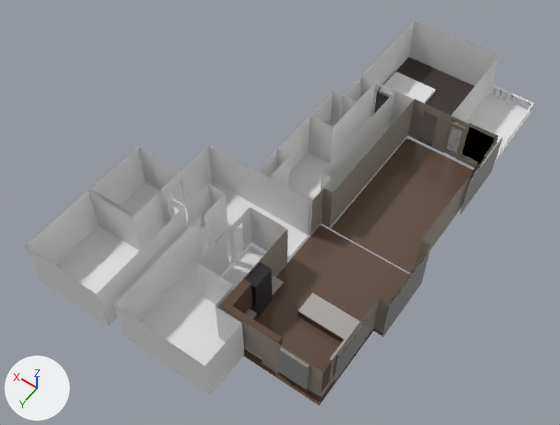
A saved change to the Blender file Apartment.blend.
One viewpoint serves both versions: a 50 mm lens placed at (-16.6, 20.5, 28.1), pointed at (-3.8, 2.6, 0.1). Every picture has the same lights, and +X, +Y and +Z are marked at lower left.

Names of what the first picture shows: '0_Entryway', '2_LaundryRoom', '3_Office', '4_Workout Room', '8_Bathroom', 'Floor', 'Floor.001', 'Floor.002', 'Floor.003', 'Walls', 'Walls.001', 'Walls.002'.
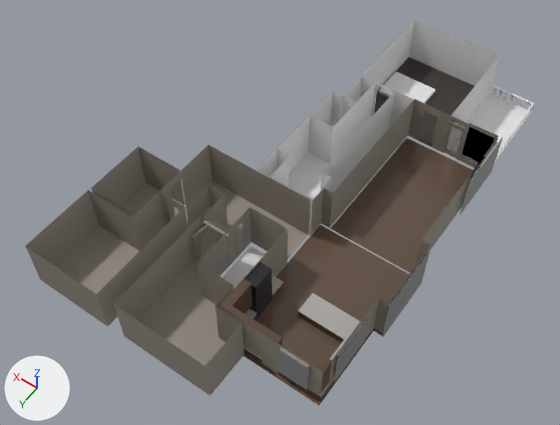
Changed parts and their boxes [x1, y1, x2, y2] in the pictures (560 x 425 px):
'4_Workout Room', recoloured: [114, 217, 244, 395] in both
'3_Office', recoloured: [26, 190, 188, 326] in both
'0_Entryway', reshaped: before [160, 145, 310, 264]; after [160, 145, 310, 266]
'2_LaundryRoom', recoloured: [91, 146, 185, 217] in both
'0_Entryway.002', added: after [201, 229, 216, 258]
'0_Entryway.003', added: after [192, 225, 208, 264]
part 1 of me_plane_004, added: after [227, 237, 232, 266]
part 2 of me_plane_004, added: after [203, 220, 229, 238]
part 3 of me_plane_004, built on: before [186, 184, 228, 249]; after [186, 184, 229, 241]
part 4 of me_plane_004, recoloured: [160, 145, 310, 263] in both

The change, as a list of edits to the scene's bpy script:
```text
Change me_plane_004:
    used by ob_0_entryway; location = (-4.29, 0.97, 0.02); scale = (0.47, 0.47, 0.47)
    verts and faces of me_plane_004; kept vertices keep their numbers, new ones are numbered from 75
    remove me_plane_004.from_pydata(...)  # 75 vertices, 34 faces; spans x -2.75..8.99, y 4.06..11.04, z 0.0..5.34
    add me_plane_004.from_pydata(...)  # 129 vertices, 76 faces; spans x -2.75..8.99, y 4.06..11.21, z 0.0..5.34
    me_plane_004 part 1: a new loose piece, a box spanning x 1.18..1.59, y 10.91..11.21, z 0.0..4.33, in mat_wall (grey #978f85)
    me_plane_004 part 2: a new loose piece, a box spanning x 1.16..3.96, y 10.91..11.21, z 4.33..4.58, in mat_wall (grey #978f85)
    me_plane_004 part 3
    add delete_faces([(46, 48, 54, 52), (43, 44, 50, 49), (45, 51, 53, 47), (43, 49, 51, 45), (47, 53, 54, 48)])
    add for new, old in zip([*range(75, 81)], [*range(43, 49)]): verts[new] = verts[old] + (0.0, 0.0, 4.33)
    add faces += [(52, 78, 80, 54), (49, 75, 76, 50), (51, 53, 79, 77), (49, 51, 77, 75), (53, 54, 80, 79), (47, 79, 80, 48)]
    add faces += [(43, 75, 77, 45), (45, 77, 79, 47), (43, 44, 76, 75), (46, 48, 80, 78), (34, 42, 78, 52)]
    me_plane_004 part 4: 29 faces spanning x -2.75..8.99, y 4.06..11.04, z 0.0..5.34 switch from no material to mat_wall (grey #978f85)
Change me_plane_008:
    where me_plane_008.from_pydata(...)  # 14 vertices, 4 faces; spans x 9.15..14.27, y 8.12..14.49, z 0.0..5.33
    add me_plane_008.materials.append(mat_wall)  # grey #978f85
Change me_plane_007:
    where me_plane_007.from_pydata(...)  # 38 vertices, 15 faces; spans x 5.94..14.32, y 11.19..22.48, z 0.0..5.33
    add me_plane_007.materials.append(mat_wall)  # grey #978f85
Change me_plane_005:
    where me_plane_005.from_pydata(...)  # 41 vertices, 17 faces; spans x -5.42..4.12, y 11.26..22.34, z 0.0..5.35
    add me_plane_005.materials.append(mat_wall)  # grey #978f85
Add me_plane_043:
    me_plane_043.from_pydata([(0.63, 0.28, 3.66), (0.63, 0.28, -0.67), (0.76, 0.34, 3.66), (0.76, 0.34, -0.67), (-0.18, 1.82, 3.66), (-0.18, 1.82, -0.67), (-0.05, 1.89, 3.66), (-0.05, 1.89, -0.67)], [], [(1, 3, 2, 0), (5, 4, 6, 7), (3, 1, 5, 7), (1, 0, 4, 5), (0, 2, 6, 4), (2, 3, 7, 6)])
    me_plane_043.materials.append(mat_wall)  # grey #978f85
Add me_plane_040:
    me_plane_040.from_pydata([(0.65, -0.34, -0.65), (0.65, -0.34, 2.72), (0.65, -0.34, 0.98), (0.65, -0.34, 0.6), (-0.36, 1.06, -0.65), (-0.43, 1.16, -0.65), (0.44, -0.04, 3.24), (-0.07, 0.67, 0.29), (0.23, 0.26, 3.76), (-0.03, 0.62, 2.32), (-0.67, 1.49, 0.04), (0.32, 0.12, 1.62), (-0.43, 1.16, 3.4), (-0.45, 1.19, 3.13), (-0.7, 1.53, 0.13), (-0.76, 1.62, -0.65), (-0.61, 1.41, 1.2), (-0.7, 1.54, 0.03)], [], [(0, 3, 7, 4), (4, 7, 10, 5), (5, 10, 17, 15), (1, 6, 9, 11), (11, 9, 16, 14, 10, 7), (11, 7, 3, 2), (2, 1, 11), (6, 8, 12, 13, 9), (13, 16, 9)])
    me_plane_040.materials.append(mat_wall)  # grey #978f85
Add ob_0_entryway_003:
    ob_0_entryway_003 = bpy.data.objects.new('0_Entryway.003', me_plane_043)
    ob_0_entryway_003.location = (-3.0, 6.3, 0.38)
    ob_0_entryway_003.rotation_euler = (0.0, 0.0, -0.645)  # degrees (0, 0, -37)
    ob_0_entryway_003.scale = (0.47, 0.47, 0.47)
Add ob_0_entryway_002:
    ob_0_entryway_002 = bpy.data.objects.new('0_Entryway.002', me_plane_040)
    ob_0_entryway_002.location = (-3.0, 6.3, 0.38)
    ob_0_entryway_002.rotation_euler = (0.0, 0.0, -0.645)  # degrees (0, 0, -37)
    ob_0_entryway_002.scale = (0.47, 0.47, 0.47)
```
